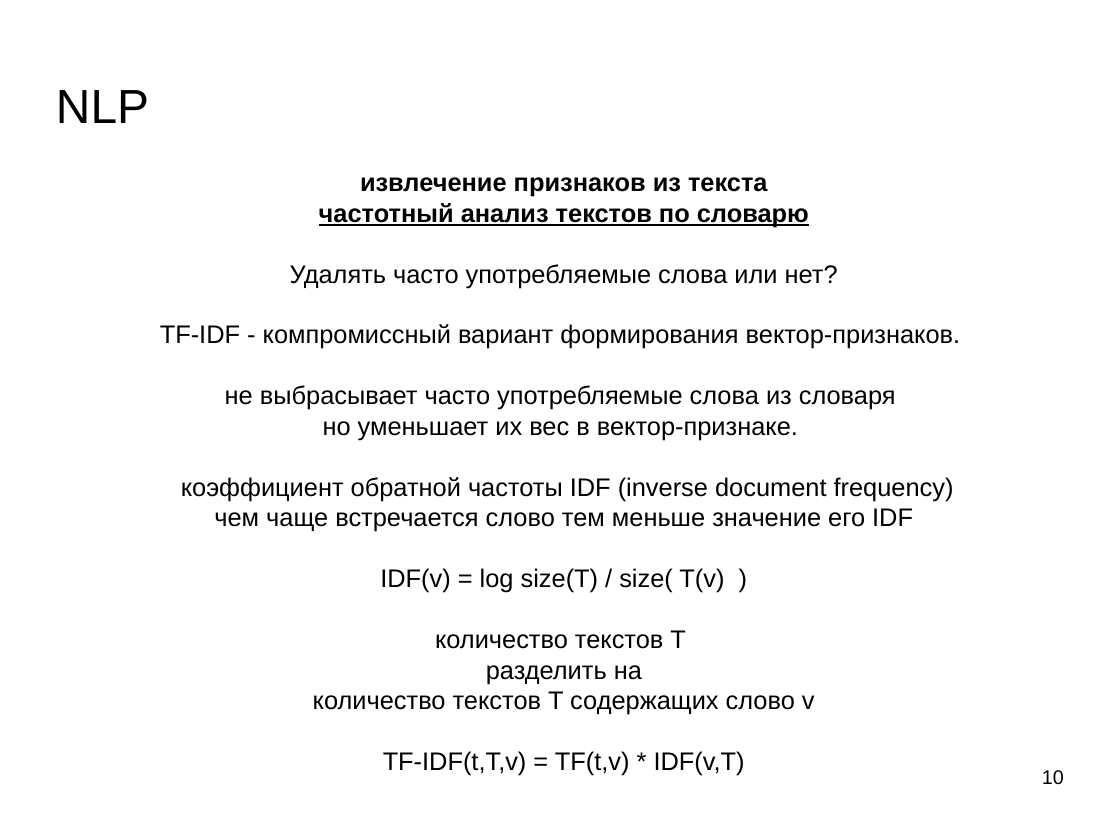
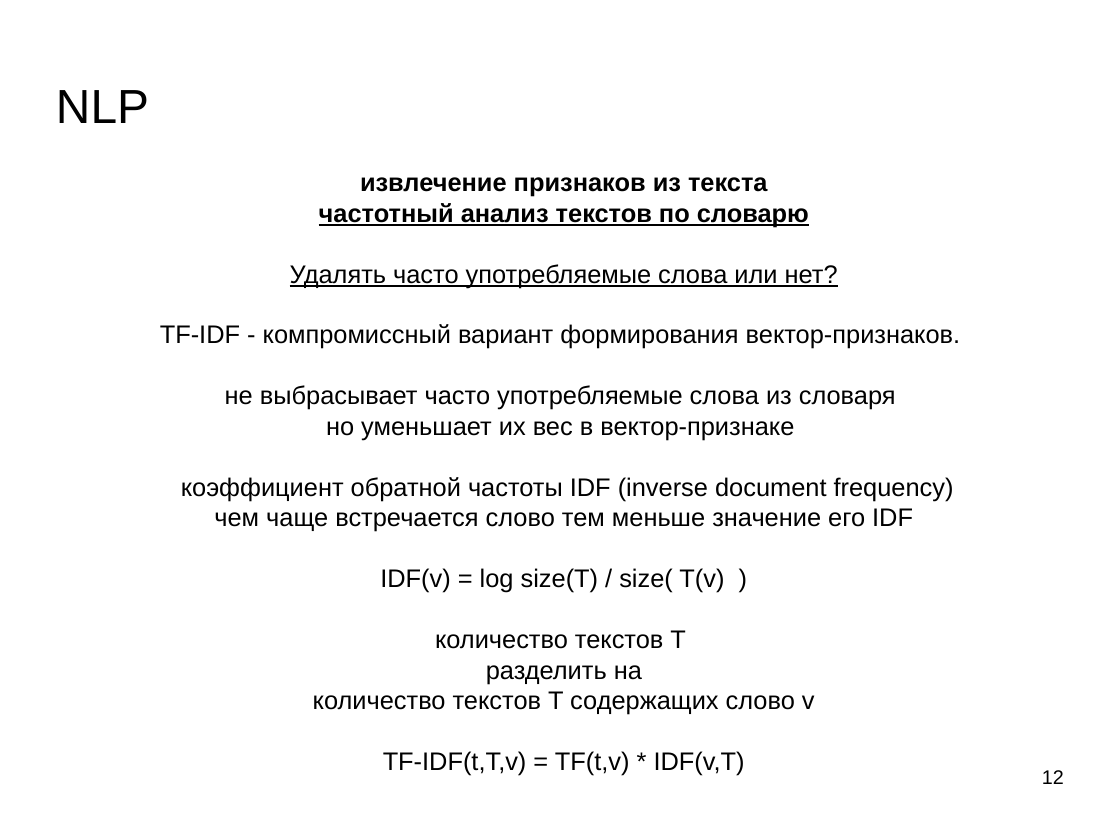
Before and after one commit to mechanoid5/ml_lectorium_legacy, a slide deck: slide 12 of 13-text-proc.odp (slide 10 before the commit). Drawn at 1120x840 pixels with LibreOffice and Linux fonts; fonts in the diff are those of the drawing; background and template pictures are left out. Boxes give left, top, right and bottom in pixels: in the first picture for what was removed or moved away, otherwise in the second. Text is boxed around its words. In the diff, an @@ line names an element or a change of style, - is before the commit and + after.

```diff
--- a/13-text-proc.odp
+++ b/13-text-proc.odp
@@ text at (290, 264, 838, 288): underline on in "Удалять часто употребляемые слова или нет?" @@
@@ text at (326, 421, 794, 440): text changed @@
-но уменьшает их вес в вектор-признаке.
+но уменьшает их вес в вектор-признаке
@@ page number at (1042, 770, 1064, 784): text changed @@
-10
+12
```
Also in this commit, not shown: 5 other slides changed, 6 slides added, 7 other files.
